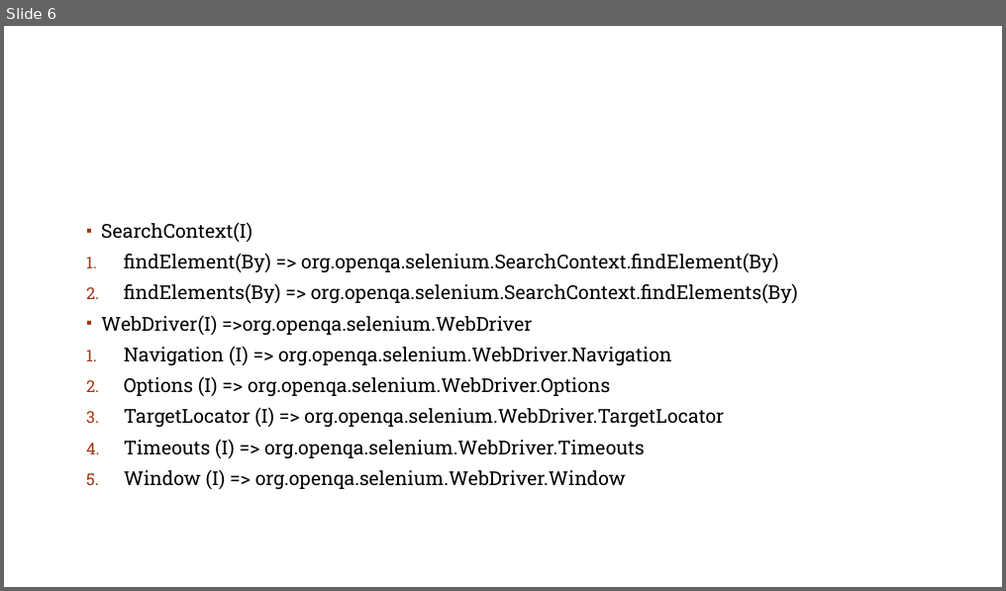
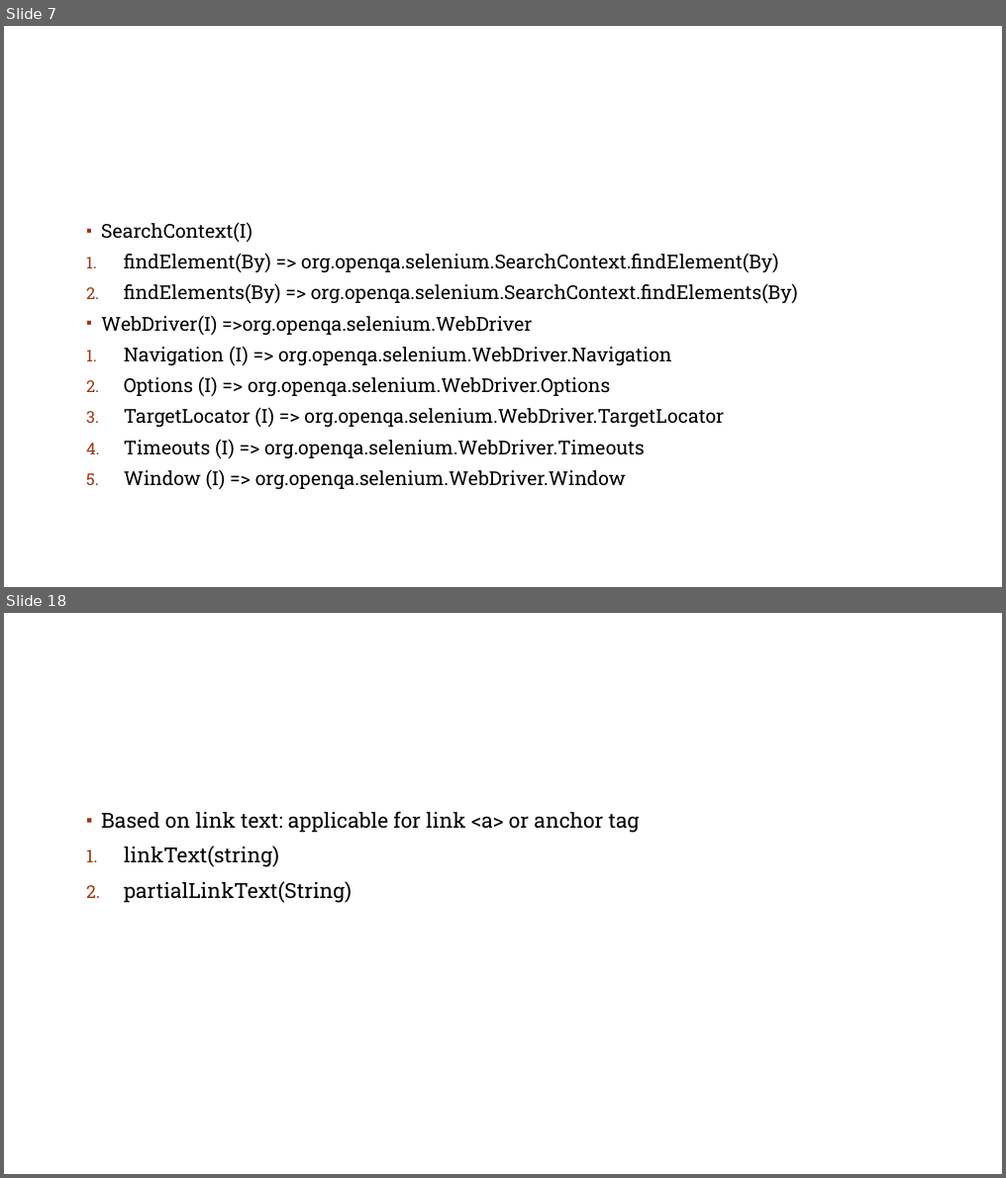
Before and after one commit to rsai-praveen/SeleniumCourse, a slide deck: Selenium.pptx. Shown one above the other, each under a label of ours: slide 6 before the commit, slides 7 and 18 after it; the slides between them are not shown. The pictures are 1006x591 and 1006x1178 pixels, drawn with LibreOffice and Linux fonts; fonts in the diff are those of the drawing; background and template pictures are left out. Boxes give left, top, right and bottom in pixels: in the first picture for what was removed or moved away, otherwise in the second. Text is boxed around its words. In the diff, an @@ line names an element or a change of style, - is before the commit and + after.

```diff
--- a/Selenium.pptx
+++ b/Selenium.pptx
@@ slide 18 added at (4, 613, 1002, 1174), background #FFFFFF; not listed: 1 template element that a slide beside it also shows @@
@@ text added at (101, 811, 640, 903), 20 pt, text #000000 @@
+▪ Based on link text: applicable for link <a> or anchor tag
+1. linkText(string)
+2. partialLinkText(String)
@@ what was slide 6 is now slide 7 @@
```
Also in this commit, not shown: 1 slide changed, 13 other slides added, 1 other file.
